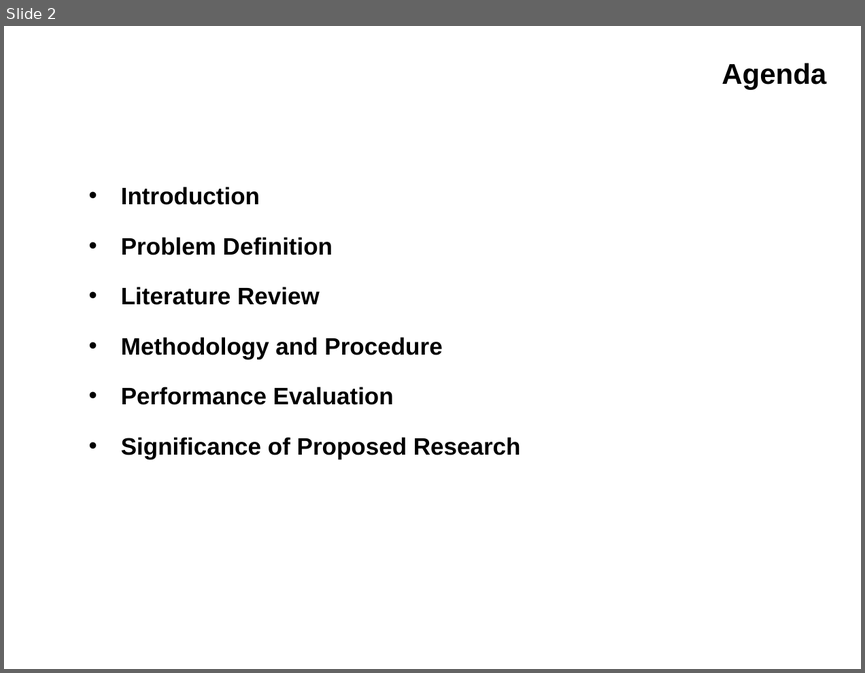
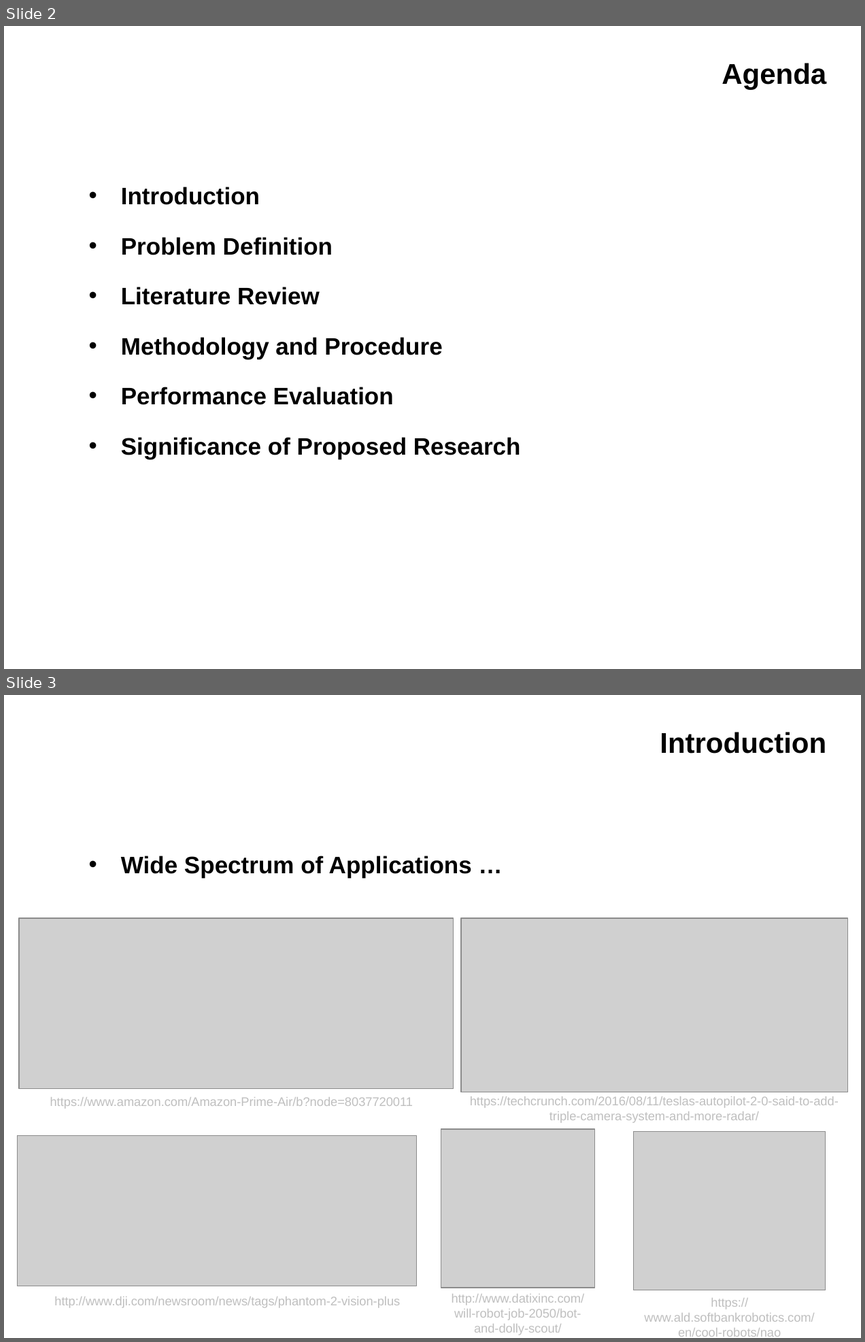
Before and after one commit to IslamAAli/ORBSLAM_RTABmap, a slide deck: Presentation/CMPUT631-ProjectProposal-V0P1.pptx. Shown one above the other, each under a label of ours: slide 2 before the commit, slides 2 and 3 after it. The pictures are 865x673 and 865x1342 pixels, drawn with LibreOffice and Linux fonts; fonts in the diff are those of the drawing; grey boxes stand for pictures; background and template pictures are left out. Boxes give left, top, right and bottom in pixels: in the first picture for what was removed or moved away, otherwise in the second. Text is boxed around its words. In the diff, an @@ line names an element or a change of style, - is before the commit and + after.

```diff
--- a/Presentation/CMPUT631-ProjectProposal-V0P1.pptx
+++ b/Presentation/CMPUT631-ProjectProposal-V0P1.pptx
@@ slide 3 added at bbox=[4, 695, 861, 1338], background #FFFFFF @@
@@ title added at bbox=[660, 732, 826, 753], 24 pt, text #000000, bold @@
+Introduction
@@ text added at bbox=[121, 855, 472, 878], 20 pt, text #000000, bold @@
+• Wide Spectrum of Applications …
@@ picture added at bbox=[20, 918, 454, 1088] @@
@@ picture added at bbox=[461, 918, 847, 1091] @@
@@ text added at bbox=[50, 1097, 413, 1108], 10.5 pt, text #BFBFBF @@
+https://www.amazon.com/Amazon-Prime-Air/b?node=8037720011
@@ text added at bbox=[470, 1096, 838, 1123], 10.5 pt, text #BFBFBF @@
+https://techcrunch.com/2016/08/11/teslas-autopilot-2-0-said-to-add-triple-camera-system-and-more-radar/
@@ picture added at bbox=[17, 1136, 416, 1285] @@
@@ picture added at bbox=[441, 1129, 594, 1287] @@
@@ picture added at bbox=[634, 1131, 825, 1289] @@
@@ text added at bbox=[54, 1296, 400, 1308], 10.5 pt, text #BFBFBF @@
+http://www.dji.com/newsroom/news/tags/phantom-2-vision-plus
@@ text added at bbox=[451, 1293, 585, 1335], 10.5 pt, text #BFBFBF @@
+http://www.datixinc.com/will-robot-job-2050/bot-and-dolly-scout/
@@ text added at bbox=[644, 1297, 814, 1336], 10.5 pt, text #BFBFBF @@
+https://www.ald.softbankrobotics.com/en/cool-robots/nao
```
Also in this commit, not shown: 1 slide changed, 5 other slides added, 2 slides removed.
